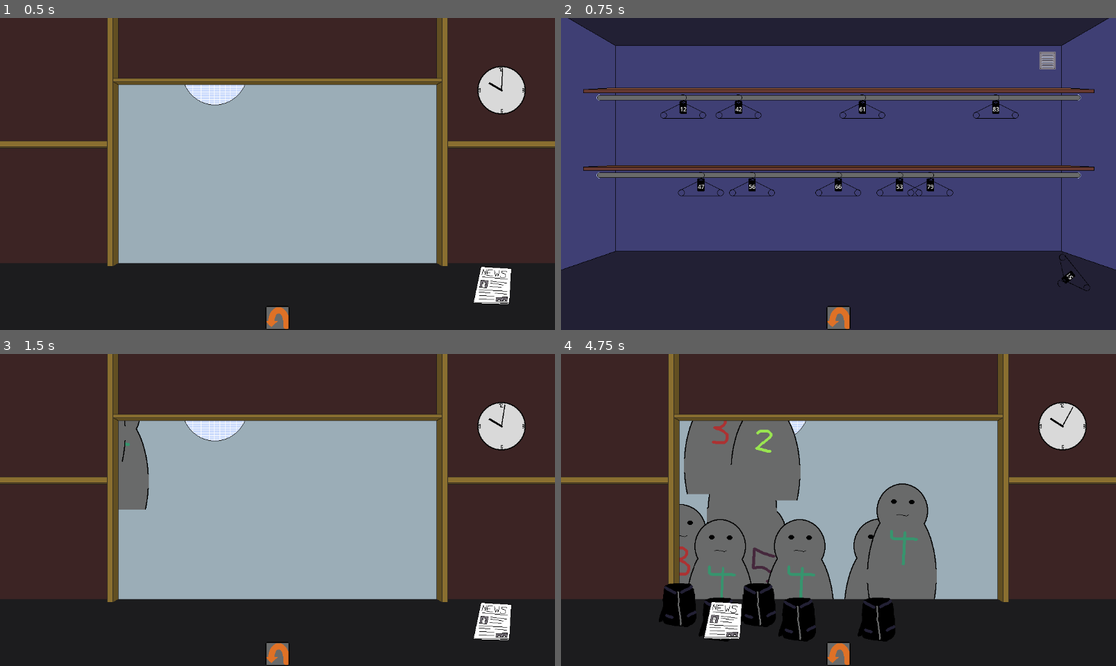
Above: before the commit, frames 1-4 (two rows, left to right).
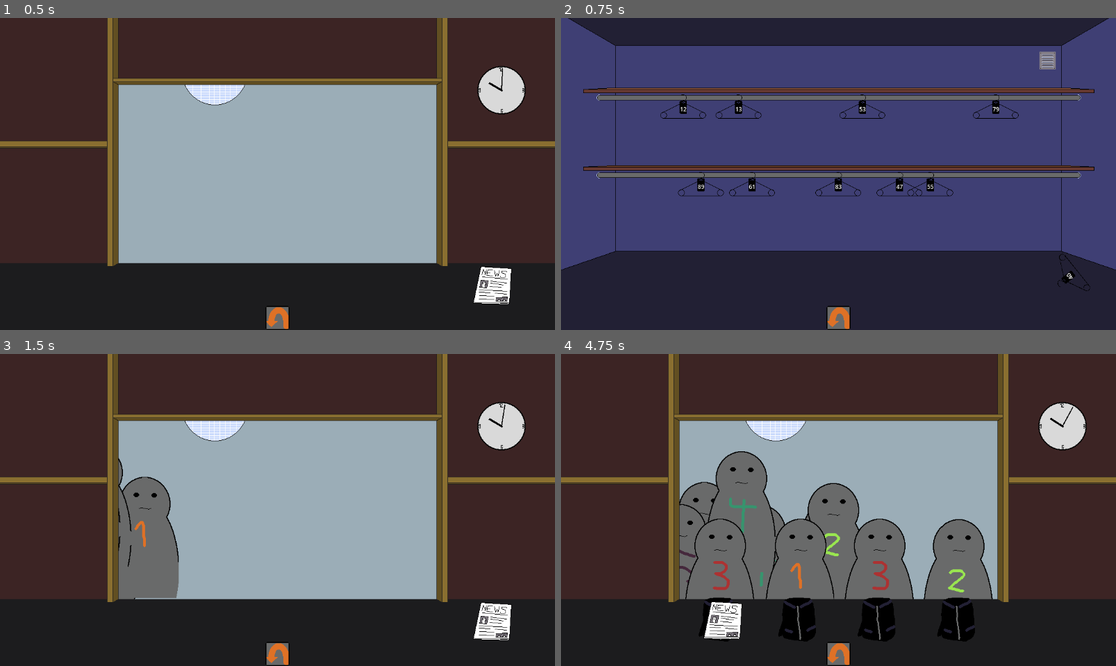
Above: after the commit, the same moments.

Repository: Reicher/cloakroom
Game: Godot game, scene res://scenes/game.tscn
Same seed, same stepped clock (60 frames per second), same inputs: the game is played once before the commit and once after it.
Inputs (mouse positions are in pixels of both pictures, inside the frame that each line leads up to):
- Up to frame 1 (0.5 s): no input
- Up to frame 2 (0.75 s): click (838, 317) at 0.5 s
- Up to frame 3 (1.5 s): click (277, 653) at 1.25 s
- Up to frame 4 (4.75 s): click (838, 653) at 2 s; tap Enter at 2.75 s; move the mouse to (683, 444) at 2.77 s; click (683, 444) at 2.92 s; move the mouse to (1049, 619) at 3.52 s; click (1049, 619) at 3.67 s; move the mouse to (721, 619) at 4.27 s; click (721, 619) at 4.42 s

Frame 1 is identical in both runs. In frame 2, 0.1% of the frame differs, in the area x 24-93%, y 28-84%; in frame 3, 4.3%; in frame 4, 14%, in the area x 17-78%, y 21-92%.

Commit message:
All kinda works now!

Diff:
--- a/scenes/clock.tscn
+++ b/scenes/clock.tscn
@@ -1,6 +1,6 @@
 [gd_scene load_steps=3 format=3 uid="uid://bvupsr1kdq1mh"]
 
-[ext_resource type="Script" path="res://scripts/clock.gd" id="1_3qx8a"]
+[ext_resource type="Script" path="res://scripts/clock_arms.gd" id="1_3qx8a"]
 [ext_resource type="Texture2D" uid="uid://dxgonk3afcc3p" path="res://assets/image/clock.png" id="2_yutt5"]
 
 [node name="Clock" type="Node2D"]
--- a/scenes/guest.tscn
+++ b/scenes/guest.tscn
@@ -21,7 +21,4 @@
 position = Vector2(2, -444.5)
 shape = SubResource("RectangleShape2D_ejxsv")
 
-[node name="Timer" type="Timer" parent="."]
-
 [connection signal="item_added" from="Surface" to="." method="_on_surface_item_added"]
-[connection signal="timeout" from="Timer" to="." method="_on_timer_timeout"]
--- a/scenes/hanger.tscn
+++ b/scenes/hanger.tscn
@@ -16,7 +16,11 @@
 [node name="ticket1" parent="." instance=ExtResource("2_2g6x2")]
 position = Vector2(1, 19)
 
+[node name="ticket2" parent="." instance=ExtResource("2_2g6x2")]
+position = Vector2(1, 19)
+
 [node name="Surface" parent="." instance=ExtResource("4_wteo5")]
+can_hold_items = true
 
 [node name="CollisionPolygon2D" type="CollisionPolygon2D" parent="Surface"]
 position = Vector2(0, -509)
--- a/scripts/arrows.gd
+++ /dev/null
@@ -1,11 +0,0 @@
-extends "res://scripts/clock.gd"
-
-
-# Called when the node enters the scene tree for the first time.
-func _ready() -> void:
-	pass # Replace with function body.
-
-
-# Called every frame. 'delta' is the elapsed time since the previous frame.
-func _process(delta: float) -> void:
-	pass
--- a/scripts/counterView.gd
+++ b/scripts/counterView.gd
@@ -2,12 +2,9 @@
 
 @onready var queue = $Queue
 
-func _ready() -> void:
-	pass
-
 func handle_guest(guest: Node2D):
-	guest.dropItem.connect(_on_item_dropped)
+	guest.dropItem.connect(_on_guest_drop)
 	queue.handle_guest(guest)
 
-func _on_item_dropped(item: Node2D):
+func _on_guest_drop(item: Node2D):
 	item.move_to_parent(self)
--- a/scripts/game.gd
+++ b/scripts/game.gd
@@ -35,6 +35,9 @@
 		var guest = guestScene.instantiate()
 		counter_view.handle_guest(guest)
 
+func _on_item_dropped(item: Node2D):
+	item.move_to_parent(self)
+
 func _on_pick(item: Node2D):
 	item.position = Vector2.ZERO
 	item.move_to_parent(self)
--- a/scripts/guest.gd
+++ b/scripts/guest.gd
@@ -4,94 +4,70 @@
 signal dropItem(item: Node2D)
 
 # State management
-enum State {
-	IN_LINE,
-	FINDING_SPOT,
-	WAITING_FOR_PICKUP,
-	WAITING_FOR_TICKET,
-	LEAVING
-}
+enum State { IN_LINE, WAITING_FOR_PICKUP, WAITING_FOR_TICKET, IN_CLUB }
 var state: State = State.IN_LINE
 
-var belonging : Node2D
-var money : Node2D
-var ticket : Node2D
-
+var belonging: Node2D
+var money: Node2D
+var ticket: Node2D
 
 func _ready():
-	global_position = Vector2.ZERO
-	var people_texture = load("res://assets/image/people.png")
-	const people_in_texture = 5
-
-	# Add a random sprite atlas region to the guest
-	var new_texture = AtlasTexture.new()
-	new_texture.atlas = people_texture  # Set the atlas to the full texture
-	new_texture.region = Rect2(145 * (randi() % people_in_texture), 0, 145, 252)  # Set the region for the specific character
-	texture = new_texture
+	global_position = Vector2(0, 300)
+	_set_random_texture("res://assets/image/people.png", 5, 145, 252)
 	offset.y -= 50
 
-	# Add some money
-	var money_scene = load("res://scenes/pickableItems/money.tscn")
-	money = money_scene.instantiate()
-	money.visible = false
+func _set_random_texture(atlas_path: String, frames: int, width: int, height: int):
+	var texture = AtlasTexture.new()
+	texture.atlas = load(atlas_path)
+	texture.region = Rect2(width * (randi() % frames), 0, width, height)
+	self.texture = texture
 
-
-func set_state(new_state: State):
+func _set_state(new_state: State):
+	#print(str(state) + " -> " + str(new_state))
 	state = new_state
 
-func goTo(targetPos: Vector2):
-	set_state(State.FINDING_SPOT)
-	move_to(targetPos, self._on_found_spot, 150 + (randi() % 150))
+func goToQueueSpot(target_pos: Vector2, is_service_spot: bool):
+	var tween = _move_to(target_pos, 150 + (randi() % 150))
+	if is_service_spot:
+		tween.finished.connect(_on_counter_reached)
+		_set_state(State.WAITING_FOR_PICKUP)
+	else:
+		_set_state(State.IN_LINE)
 
-func move_to(target_pos: Vector2, on_complete: Callable, speed: int = 100):
+func _move_to(target_pos: Vector2, speed: int = 100) -> Tween:
 	var duration = global_position.distance_to(target_pos) / speed
 	var tween = create_tween()
-	tween.tween_property(self, "global_position", target_pos, duration).set_trans(Tween.TRANS_LINEAR).set_ease(Tween.EASE_IN_OUT)
-	tween.finished.connect(on_complete)
+	tween.tween_property(self, "global_position", target_pos, duration)
+	tween.set_trans(Tween.TRANS_LINEAR)
+	tween.set_ease(Tween.EASE_IN_OUT)
+	return tween
 
-func _on_found_spot():
-	# Add a random belonging
-	var b_str = ["black_jacket.tscn"].pick_random()
-	var b_scene = load("res://scenes/pickableItems/" + b_str)
-
-	belonging = b_scene.instantiate()
-	self.add_child(belonging)
-	belonging.position = position + Vector2(0, 30)
-
+func _on_counter_reached():
+	belonging = _create_item("black_jacket.tscn", position + Vector2(0, 30))
+	dropItem.emit(belonging)
 	belonging.picked.connect(_on_belonging_picked)
-	dropItem.emit(belonging)
-
-	state = State.WAITING_FOR_PICKUP
+	_set_state(State.WAITING_FOR_PICKUP)
 
 func _on_belonging_picked():
-	set_state(State.WAITING_FOR_TICKET)
-	_drop_thing(money)
-	money.picked.connect(_on_money_picked)
+	_set_state(State.WAITING_FOR_TICKET)
+	money = _create_item("money.tscn", position + Vector2(0, 30))
+	dropItem.emit(money)
+
+func _create_item(scene_path: String, item_pos: Vector2) -> Node2D:
+	var scene = load("res://scenes/pickableItems/%s" % scene_path)
+	var item = scene.instantiate()
+	self.add_child(item)
+	item.position = item_pos
+	return item
 
 func _leave():
-	set_state(State.LEAVING)
 	var target_pos = Vector2(get_viewport().size.x, position.y)
-	move_to(target_pos, self._on_left, 150 + (randi() % 150))
+	_move_to(target_pos, 150 + (randi() % 150))
+	_set_state(State.IN_CLUB)
 
-func _on_left():
-	served.emit(self)
-	Hand.remove_surface($Surface)
-
-func _on_money_picked():
-	set_state(State.WAITING_FOR_TICKET)
-
-func _drop_thing(item: Node2D):
-	if item:
-		item.position = position + Vector2(0, 50)
-		item.visible = true
-
-func _on_surface_item_added(item: Node2D) -> void:
-	print("Something drop in front of me! " + self.name)
+func _on_surface_item_added(item: Node2D):
 	if state == State.WAITING_FOR_TICKET and item.name.begins_with("ticket"):
 		ticket = item
 		ticket.move_to_parent(self)
 		ticket.visible = false
 		_leave()
-
-func _on_timer_timeout() -> void:
-	pass # Replace with function body.
--- a/scripts/hand.gd
+++ b/scripts/hand.gd
@@ -1,13 +1,20 @@
 extends Node
-
-var held_belonging: Node2D = null
 
 signal pick(item: Node2D)
 
+var held_belonging: Node2D = null
 var position : Vector2 = Vector2.ZERO
 
 # Used for detecting valid places to drop items
 var surfaces: Array = []
+
+# Detect right mouse button clicks (Should be able to pick up stuff as well?)
+func _input(event):
+	if event is InputEventMouseButton and event.button_index == MOUSE_BUTTON_RIGHT \
+		and event.pressed and held_belonging:
+		if _drop_item(held_belonging):
+			held_belonging.carried = false
+			held_belonging = null
 
 func pick_up_item(item: Node2D):
 	if held_belonging:
@@ -20,18 +27,6 @@
 func add_surface_for_dropping(surface: Area2D):
 	if surface not in surfaces:
 		surfaces.append(surface)
-
-func remove_surface(surface: Area2D):
-	if surface in surfaces:
-		surfaces.erase(surface)
-
-# Detect right mouse button clicks
-func _input(event):
-	if event is InputEventMouseButton and event.button_index == MOUSE_BUTTON_RIGHT \
-		and event.pressed and held_belonging:
-		if _drop_item(held_belonging):
-			held_belonging.carried = false
-			held_belonging = null
 
 func _drop_item(item: Node2D):
 	var affected_surfaces = []
--- a/scripts/hanger.gd
+++ b/scripts/hanger.gd
@@ -1,11 +1,15 @@
 extends Node2D
 
 @onready var area : Area2D = $Area2D
+
+# TODO: Fix on hover material
 @onready var shader_material: ShaderMaterial = $Sprite2D.material
 
 func _ready():
-	if shader_material and shader_material is ShaderMaterial:
-		shader_material.set_shader_param("is_hovering", false)
+	$ticket2/Number.text = $ticket1/Number.text # Duplicate number for tickets
+	#shader_material.set_shader_param("is_hovering", false)
 
 func _on_surface_item_added(item: Node2D) -> void:
 	print("item hanged")
+	item.move_to_parent(self)
+	item.position = Vector2(0, 75)
--- a/scripts/pickable_item.gd
+++ b/scripts/pickable_item.gd
@@ -2,20 +2,19 @@
 
 signal picked
 var carried: bool = false
+var belongs_to : Node2D = null
 
 @onready var area: Area2D = $Area2D
 
 func move_to_parent(new_parent: Node):
-	var global_position = self.global_position # Get position first
+	var global_position = self.global_position # Get item global position first
 
 	# Remove from current parent and add to the new parent
 	if get_parent():
 		get_parent().remove_child(self)
 	new_parent.add_child(self)
 
-	# Set the item's position relative to the new parent
-	#self.position = new_parent.to_local(global_position)
-	self.global_position = global_position
+	self.global_position = global_position # Reset global position
 
 
 func _on_area_2d_input_event(viewport: Node, event: InputEvent, shape_idx: int) -> void:
--- a/scripts/queue.gd
+++ b/scripts/queue.gd
@@ -3,6 +3,7 @@
 @export var maxCustomers = 4
 
 @onready var order = [$Counter, $Row1, $Row2, $Row3]
+@onready var counter = $Counter
 @onready var rest = $Rest
 
 func _ready() -> void:
@@ -42,7 +43,7 @@
 			if child.get_child_count() == 0:
 				# Assign the guest to this spot
 				child.add_child(guest)
-				guest.goTo(child.position)
+				guest.goToQueueSpot(child.position, parent == counter)
 				return
 
 	print("No available spot for guest, goes into rest")
--- a/scripts/ticket.gd
+++ b/scripts/ticket.gd
@@ -1,5 +1,4 @@
 extends Label
-
 
 # Called when the node enters the scene tree for the first time.
 func _ready() -> void:
Renamed: scripts/clock.gd -> scripts/clock_arms.gd
